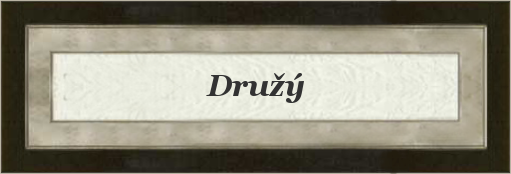
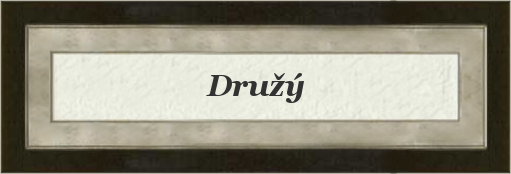
Layer changes from the first (511, 174) image to the second:
painted on "Card" over (30, 33, 488, 141)
